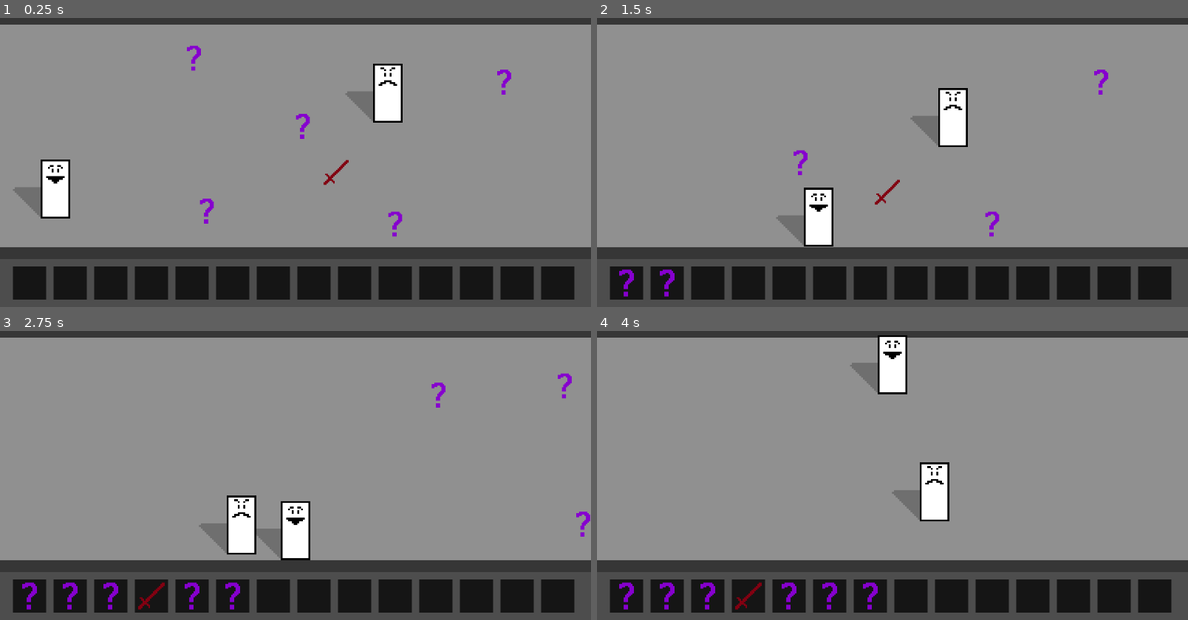
Above: before the commit, frames 1-4 (two rows, left to right).
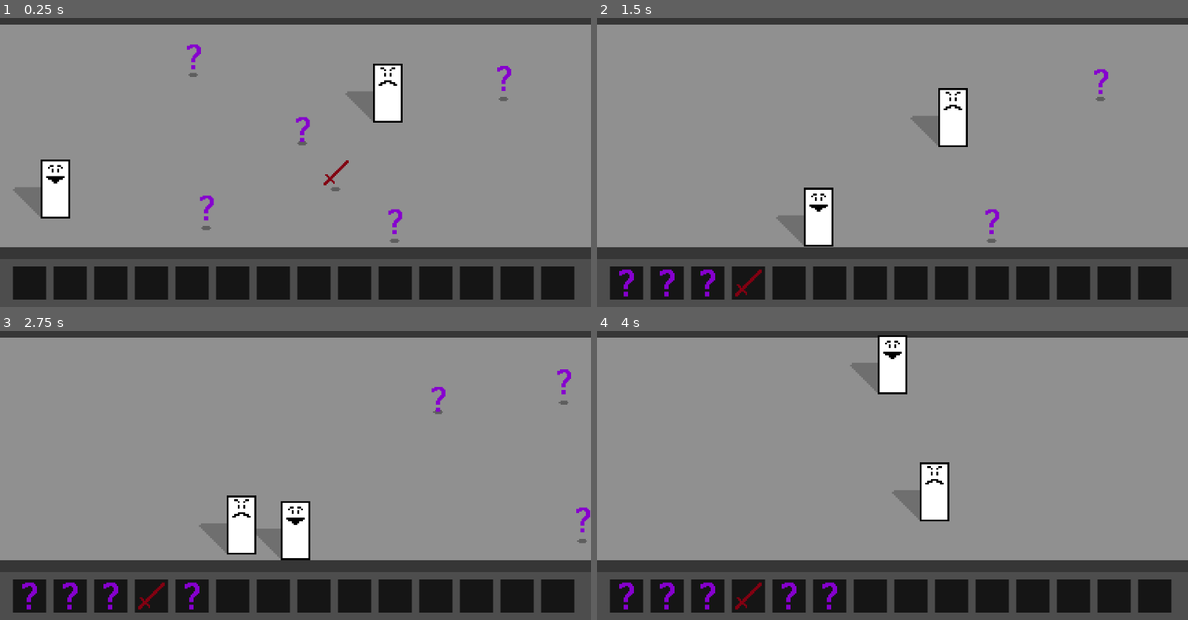
Above: after the commit, the same moments.

Repository: youkergav/Loot-Goblin
Game: Godot game, scene res://scenes/main.tscn
Two runs of this game, one before a commit and one after it. Both use one fixed random seed, a clock stepped at 60 frames per second and the inputs below.
Inputs:
- Up to frame 1 (0.25 s): no input
- Up to frame 2 (1.5 s): hold Right (ui_right) 0.53-1.28 s; hold Down (ui_down) from 1.28 s (still down)
- Up to frame 3 (2.75 s): release Down (ui_down) at 2.03 s; hold Right (ui_right) from 2.03 s (still down)
- Up to frame 4 (4 s): release Right (ui_right) at 2.78 s; hold Up (ui_up) 2.78-3.53 s; hold Left (ui_left) from 3.53 s (still down)

The runs differ from the first frame. In frame 1, 0.6% of the frame differs, in the area x 31-87%, y 9-78%; in frame 2, 0.5%; in frame 3, 0.5%; in frame 4, 0.1%.

Commit message:
Added bobs

Diff:
--- a/scenes/main.tscn
+++ b/scenes/main.tscn
@@ -195,10 +195,6 @@
 position = Vector2(214, 45.000015)
 item_data = ExtResource("6_a8y0u")
 
-[node name="WorldItemJunk15" parent="World" instance=ExtResource("3_ya4ey")]
-position = Vector2(214, 45.000015)
-item_data = ExtResource("6_a8y0u")
-
 [node name="WorldItemJunk5" parent="World" instance=ExtResource("3_ya4ey")]
 position = Vector2(273, -32)
 item_data = ExtResource("6_a8y0u")
--- a/scenes/packed/inventory.tscn
+++ b/scenes/packed/inventory.tscn
@@ -83,6 +83,3 @@
 
 [node name="IetmSlot15" parent="MarginContainer/ScrollContainer/InventorySlotContainer" instance=ExtResource("1_o8gsp")]
 layout_mode = 2
-
-[node name="IetmSlot16" parent="MarginContainer/ScrollContainer/InventorySlotContainer" instance=ExtResource("1_o8gsp")]
-layout_mode = 2
--- a/scenes/packed/player.tscn
+++ b/scenes/packed/player.tscn
@@ -16,6 +16,7 @@
 [node name="Player" type="CharacterBody2D"]
 collision_mask = 4
 script = ExtResource("1_dx721")
+min_magnetic_strength = 350.0
 
 [node name="Shadow" type="Sprite2D" parent="."]
 modulate = Color(0, 0, 0, 0.22745098)
--- a/scenes/packed/world_item.tscn
+++ b/scenes/packed/world_item.tscn
@@ -1,6 +1,8 @@
-[gd_scene load_steps=3 format=3 uid="uid://lh0msmgkv2ey"]
+[gd_scene load_steps=5 format=3 uid="uid://lh0msmgkv2ey"]
 
 [ext_resource type="Script" uid="uid://crvjyuw4pmfhe" path="res://scripts/items/world_item.gd" id="1_5t22k"]
+[ext_resource type="Texture2D" uid="uid://7timgvt8m7sp" path="res://sprites/items/item_junk.png" id="2_5t22k"]
+[ext_resource type="Texture2D" uid="uid://3njgyh23vq1a" path="res://sprites/items/item_shadow.png" id="3_i6d5j"]
 
 [sub_resource type="RectangleShape2D" id="RectangleShape2D_tbgi4"]
 size = Vector2(20.000004, 20)
@@ -9,9 +11,16 @@
 scale = Vector2(0.75, 0.75)
 collision_layer = 8
 script = ExtResource("1_5t22k")
+bob_height = 3.0
+
+[node name="Shadow" type="Sprite2D" parent="."]
+modulate = Color(0, 0, 0, 0.34509805)
+position = Vector2(-0.5, 12.085001)
+texture = ExtResource("3_i6d5j")
 
 [node name="Sprite" type="Sprite2D" parent="."]
 texture_filter = 1
+texture = ExtResource("2_5t22k")
 
 [node name="CollisionShape2D" type="CollisionShape2D" parent="."]
 scale = Vector2(0.9999998, 0.9999998)
--- a/scripts/characters/player.gd
+++ b/scripts/characters/player.gd
@@ -26,9 +26,18 @@
 func _on_item_magnet_zone_area_entered(area: Area2D) -> void:
     if area.is_in_group("world_item"):
         magnet_attracted_items.append(area)
+        area.is_being_magnetized = true
+        area.modulate.a = 0.5  # Make item 50% transparent
+
+        var shadow = area.get_node_or_null("Shadow")
+        if shadow:
+            shadow.visible = false
 
 func _on_item_magnet_zone_area_exited(area: Area2D) -> void:
     magnet_attracted_items.erase(area)
+    if is_instance_valid(area):
+        area.is_being_magnetized = false
+        area.modulate.a = 1.0  # Restore full opacity
 
 func get_movement_direction() -> Vector2:
     var direction = Vector2.ZERO
--- a/scripts/items/world_item.gd
+++ b/scripts/items/world_item.gd
@@ -1,16 +1,31 @@
 @tool
 extends Area2D
+
 
 @export var item_data: ItemData:
     set(value):
         item_data = value
         update_sprite()
 
+@export_group("Bob Animation")
+@export var bob_height: float = 4.0
+@export var bob_speed: float = 1.5
+
 @onready var sprite: Sprite2D = $Sprite
+@onready var base_sprite_y: float = sprite.position.y  # Store sprite's Y, not Area2D's Y
+@onready var time_offset: float = randf() * TAU
+
+var is_being_magnetized: bool = false  # Track if item is being pulled
+
 
 func _ready():
-    add_to_group("world_item")
     update_sprite()
+
+func _process(_delta: float) -> void:
+    # Only bob the sprite if not being pulled by magnet
+    if not is_being_magnetized and sprite:
+        var bob_offset = sin(Time.get_ticks_msec() / 1000.0 * bob_speed + time_offset) * bob_height
+        sprite.position.y = base_sprite_y + bob_offset
 
 func update_sprite() -> void:
     if not is_inside_tree():
Binary file added: sprites/items/item_shadow.png
Not shown, added: sprites/items/item_shadow.png.import
